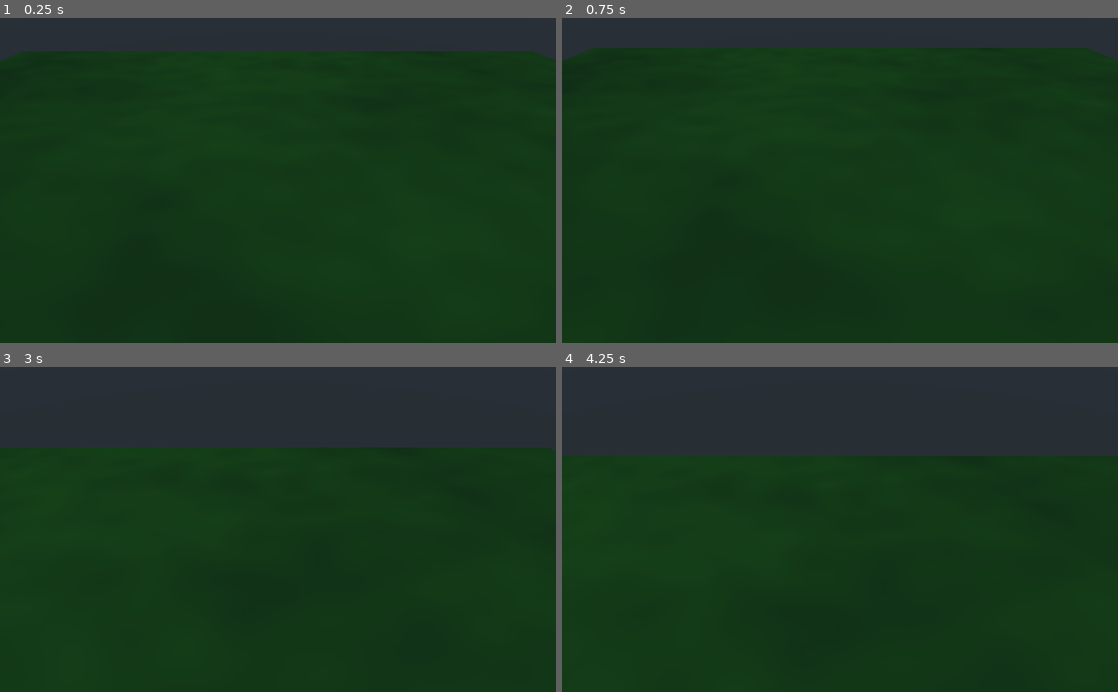
Above: before the commit, frames 1-4 (two rows, left to right).
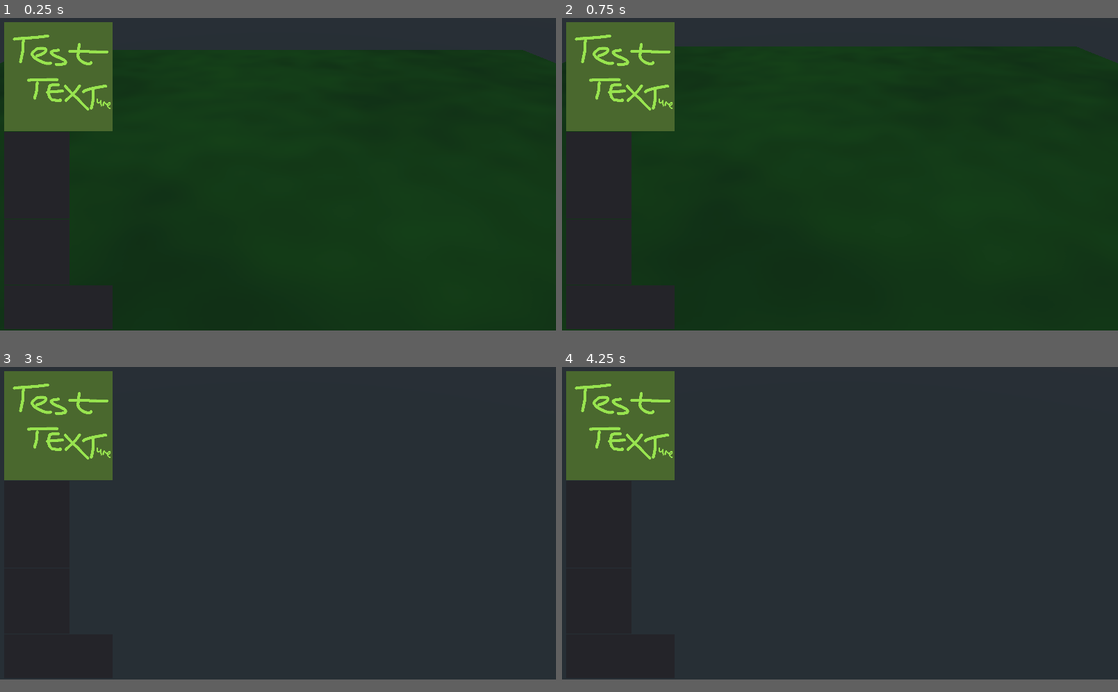
Above: after the commit, the same moments.

Repository: Daverinoe/Simple-RTS
Game: Godot game, scene res://Scenes/game.tscn
Two runs of this game, one before a commit and one after it. Both use one fixed random seed, a clock stepped at 60 frames per second and the inputs below.
Inputs (mouse positions are in pixels of both pictures, inside the frame that each line leads up to):
- Up to frame 1 (0.25 s): no input
- Up to frame 2 (0.75 s): tap Enter at 0.5 s; move the mouse to (962, 164) at 0.52 s; tap Down (scrollDown) at 0.6 s
- Up to frame 3 (3 s): tap Space at 1.25, 2.75 s; move the mouse to (166, 545) at 1.27 s; tap Left (scrollLeft) at 1.35 s; tap Enter at 2 s; move the mouse to (333, 458) at 2.02 s; hold Middle mouse button (scrollMouseMiddleButton) 2.03-2.78 s; move the mouse to (250, 594) at 2.77 s; tap Right (scrollRight) at 2.85 s
- Up to frame 4 (4.25 s): tap Enter at 3.5 s; move the mouse to (1006, 578) at 3.52 s; tap Up (scrollUp) at 3.6 s
The window is 800x468 before the commit and 800x450 after it. Grey fills any space a smaller window leaves; there, only what the larger window draws over its background counts as a difference.

The runs differ from the first frame. In frame 1, 6.9% of the frame differs, in the area x 0-100%, y 1-35%; in frame 2, 6.9%; in frame 3, 71%, in the area x 0-100%, y 1-97%; in frame 4, 69%.

Commit message:
Basic layout and test texture added
Added some panels to simulate the final look.
Still non-functional.

Diff:
--- a/Scenes/game.tscn
+++ b/Scenes/game.tscn
@@ -1,7 +1,11 @@
-[gd_scene load_steps=5 format=2]
+[gd_scene load_steps=9 format=2]
 
 [ext_resource path="res://Scenes/Levels/testLevel.tscn" type="PackedScene" id=1]
 [ext_resource path="res://Scripts/camera.gd" type="Script" id=2]
+[ext_resource path="res://Scripts/UI/minimap.gd" type="Script" id=3]
+[ext_resource path="res://Scripts/UI/unitList.gd" type="Script" id=4]
+[ext_resource path="res://Scripts/UI/commands.gd" type="Script" id=5]
+[ext_resource path="res://Assets/Textures/test_map.png" type="Texture" id=6]
 
 [sub_resource type="SphereShape" id=1]
 
@@ -24,26 +28,74 @@
 "_edit_use_anchors_": false
 }
 
-[node name="VBoxContainer" type="VBoxContainer" parent="control/ui"]
-anchor_right = 1.0
-anchor_bottom = 1.0
-__meta__ = {
-"_edit_use_anchors_": false
-}
-
-[node name="HBoxContainer" type="HBoxContainer" parent="control/ui/VBoxContainer"]
-margin_right = 1024.0
-
-[node name="MarginContainer" type="MarginContainer" parent="control/ui/VBoxContainer"]
+[node name="HBoxContainer" type="HBoxContainer" parent="control/ui"]
+anchor_right = 1.0
+anchor_bottom = 1.0
+margin_left = 20.0
+margin_top = 20.0
+__meta__ = {
+"_edit_use_anchors_": false
+}
+
+[node name="VBoxContainer" type="VBoxContainer" parent="control/ui/HBoxContainer"]
+margin_right = 300.0
+margin_bottom = 1420.0
+__meta__ = {
+"_edit_use_anchors_": false
+}
+
+[node name="mapContainer" type="MarginContainer" parent="control/ui/HBoxContainer/VBoxContainer"]
+margin_right = 300.0
+
+[node name="minimap" type="Panel" parent="control/ui/HBoxContainer/VBoxContainer/mapContainer"]
+margin_right = 300.0
+script = ExtResource( 3 )
+
+[node name="map" type="TextureRect" parent="control/ui/HBoxContainer/VBoxContainer/mapContainer/minimap"]
+margin_right = 500.0
+margin_bottom = 500.0
+size_flags_horizontal = 2
+size_flags_vertical = 2
+texture = ExtResource( 6 )
+expand = true
+stretch_mode = 1
+__meta__ = {
+"_edit_use_anchors_": false
+}
+
+[node name="unitContainer" type="MarginContainer" parent="control/ui/HBoxContainer/VBoxContainer"]
 margin_top = 4.0
-margin_right = 1024.0
-margin_bottom = 4.0
-size_flags_vertical = 2
-
-[node name="HBoxContainer2" type="HBoxContainer" parent="control/ui/VBoxContainer"]
-margin_top = 600.0
-margin_right = 1024.0
-margin_bottom = 600.0
+margin_right = 300.0
+margin_bottom = 404.0
+
+[node name="unitList" type="Panel" parent="control/ui/HBoxContainer/VBoxContainer/unitContainer"]
+margin_right = 300.0
+margin_bottom = 400.0
+rect_min_size = Vector2( 300, 400 )
+size_flags_horizontal = 0
+script = ExtResource( 4 )
+
+[node name="commandContainer" type="MarginContainer" parent="control/ui/HBoxContainer/VBoxContainer"]
+margin_top = 408.0
+margin_right = 300.0
+margin_bottom = 708.0
+
+[node name="commands" type="Panel" parent="control/ui/HBoxContainer/VBoxContainer/commandContainer"]
+margin_right = 300.0
+margin_bottom = 300.0
+rect_min_size = Vector2( 300, 300 )
+size_flags_horizontal = 0
+script = ExtResource( 5 )
+
+[node name="commandContainer2" type="MarginContainer" parent="control/ui/HBoxContainer/VBoxContainer"]
+margin_top = 712.0
+margin_right = 300.0
+margin_bottom = 912.0
+
+[node name="commands" type="Panel" parent="control/ui/HBoxContainer/VBoxContainer/commandContainer2"]
+margin_right = 300.0
+margin_bottom = 200.0
+rect_min_size = Vector2( 200, 200 )
 
 [node name="menus" type="Control" parent="control"]
 anchor_right = 1.0
@@ -77,7 +129,7 @@
 }
 
 [node name="top" type="Control" parent="control/scrollBoundaries/topMargin"]
-margin_right = 964.0
+margin_right = 2500.0
 margin_bottom = 30.0
 rect_min_size = Vector2( 0, 30 )
 mouse_filter = 1
@@ -96,7 +148,7 @@
 
 [node name="left" type="Control" parent="control/scrollBoundaries/leftMargin"]
 margin_right = 30.0
-margin_bottom = 540.0
+margin_bottom = 1380.0
 rect_min_size = Vector2( 30, 0 )
 mouse_filter = 1
 __meta__ = {
@@ -115,7 +167,7 @@
 }
 
 [node name="bottom" type="Control" parent="control/scrollBoundaries/bottomMargin"]
-margin_right = 964.0
+margin_right = 2500.0
 margin_bottom = 30.0
 rect_min_size = Vector2( 0, 30 )
 mouse_filter = 1
@@ -136,7 +188,7 @@
 
 [node name="right" type="Control" parent="control/scrollBoundaries/rightMargin"]
 margin_right = 30.0
-margin_bottom = 540.0
+margin_bottom = 1380.0
 rect_min_size = Vector2( 30, 0 )
 mouse_filter = 1
 __meta__ = {
--- /dev/null
+++ b/Scripts/UI/commands.gd
@@ -0,0 +1,16 @@
+extends Panel
+
+
+# Declare member variables here. Examples:
+# var a: int = 2
+# var b: String = "text"
+
+
+# Called when the node enters the scene tree for the first time.
+func _ready() -> void:
+	pass # Replace with function body.
+
+
+# Called every frame. 'delta' is the elapsed time since the previous frame.
+#func _process(delta: float) -> void:
+#	pass
--- /dev/null
+++ b/Scripts/UI/minimap.gd
@@ -0,0 +1,6 @@
+extends Panel
+
+onready var resolution : Vector2 = OS.get_window_size()
+
+func _ready() -> void:
+	self.rect_min_size = $map.texture.get_size()
--- /dev/null
+++ b/Scripts/UI/unitList.gd
@@ -0,0 +1,16 @@
+extends Panel
+
+
+# Declare member variables here. Examples:
+# var a: int = 2
+# var b: String = "text"
+
+
+# Called when the node enters the scene tree for the first time.
+func _ready() -> void:
+	pass # Replace with function body.
+
+
+# Called every frame. 'delta' is the elapsed time since the previous frame.
+#func _process(delta: float) -> void:
+#	pass
--- /dev/null
+++ b/new_script.gd
@@ -0,0 +1,16 @@
+extends Node
+
+
+# Declare member variables here. Examples:
+# var a: int = 2
+# var b: String = "text"
+
+
+# Called when the node enters the scene tree for the first time.
+func _ready() -> void:
+	pass # Replace with function body.
+
+
+# Called every frame. 'delta' is the elapsed time since the previous frame.
+#func _process(delta: float) -> void:
+#	pass
--- a/project.godot
+++ b/project.godot
@@ -13,6 +13,11 @@
 config/name="Simple Rts"
 run/main_scene="res://Scenes/game.tscn"
 config/icon="res://Assets/Textures/icon.png"
+
+[display]
+
+window/size/width=2560
+window/size/height=1440
 
 [input]
 
Binary file added: Assets/Textures/test_map.png
Not shown, added: Assets/Textures/test_map.png.import
